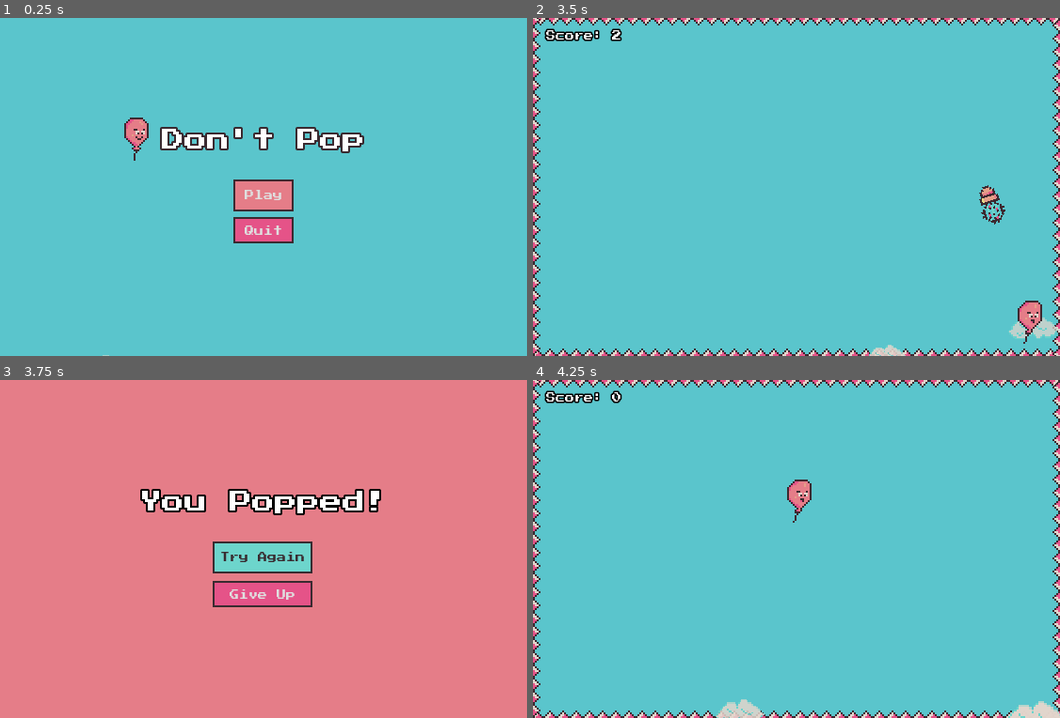
Above: before the commit, frames 1-4 (two rows, left to right).
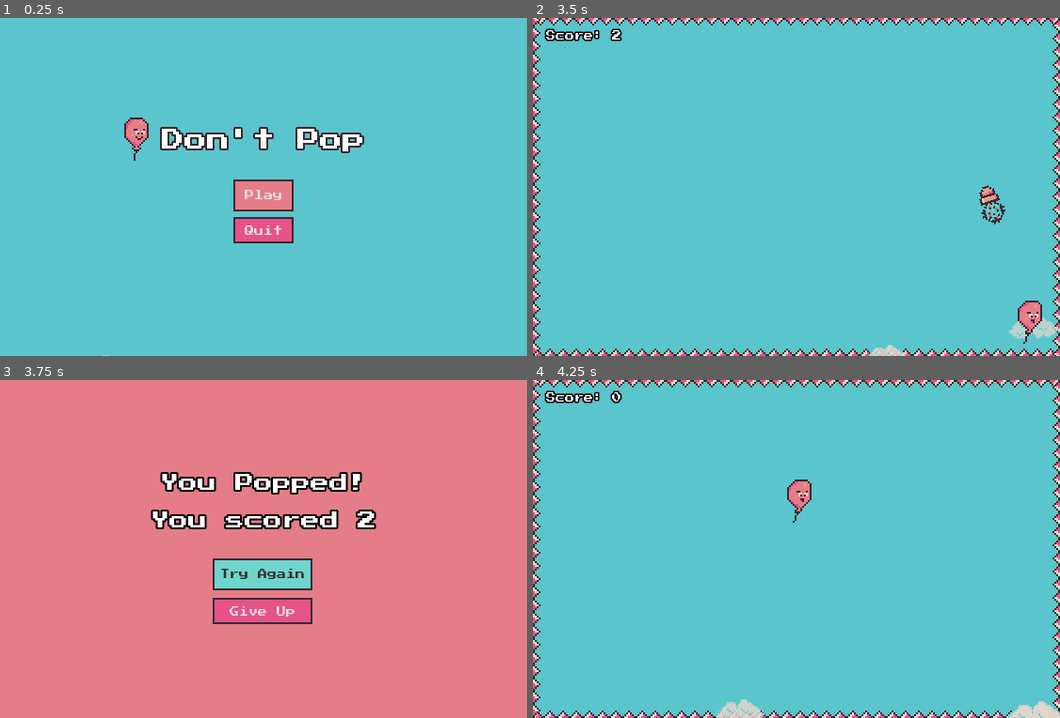
Above: after the commit, the same moments.

Repository: dewald-els/dont-pop
Game: Godot game, scene res://scenes/menu/menu.tscn
Same seed, same stepped clock (60 frames per second), same inputs: the game is played once before the commit and once after it.
Inputs:
- Up to frame 1 (0.25 s): no input
- Up to frame 2 (3.5 s): click "Play" at 0.5 s; tap Enter (ui_accept) at 1.25, 1.52, 2.27 s; hold D (player_right) 1.28-2.03 s; hold S (player_down) 2.03-2.78 s; hold D (player_right) from 2.78 s (still down)
- Up to frame 3 (3.75 s): release D (player_right) at 3.53 s; hold W (player_up) from 3.53 s (still down)
- Up to frame 4 (4.25 s): keep holding W (player_up); tap Enter (ui_accept) at 3.77 s

Frames 1-2 are identical in both runs. In frame 3, 8.7% of the frame differs, in the area x 26-73%, y 27-73%; in frame 4, nothing differs.

Commit message:
feat: Sound effects, here we gooo

Diff:
--- /dev/null
+++ b/game-src/autoloaders/score_keeper.gd
@@ -0,0 +1,4 @@
+extends Node
+
+
+var score: int = 0
--- /dev/null
+++ b/game-src/default_bus_layout.tres
@@ -0,0 +1,9 @@
+[gd_resource type="AudioBusLayout" format=3 uid="uid://bocwmshfxasfe"]
+
+[resource]
+bus/1/name = &"Sound Effects"
+bus/1/solo = false
+bus/1/mute = false
+bus/1/bypass_fx = false
+bus/1/volume_db = 0.0
+bus/1/send = &"Master"
--- a/game-src/project.godot
+++ b/game-src/project.godot
@@ -19,6 +19,7 @@
 
 PlayerTracker="*res://autoloaders/player_tracker.gd"
 SignalBus="*res://autoloaders/signal_bus.gd"
+ScoreKeeper="*res://autoloaders/score_keeper.gd"
 
 [display]
 
--- a/game-src/scenes/died/died.gd
+++ b/game-src/scenes/died/died.gd
@@ -1,6 +1,6 @@
 extends Node
 
-
+@onready var score_label: Label = %ScoreLabel
 @onready var try_again_button: Button = %TryAgainButton
 @onready var quit_button: Button = %QuitButton
 
@@ -8,6 +8,8 @@
 func _ready() -> void:
 	try_again_button.connect("pressed", on_try_again_pressed)
 	quit_button.connect("pressed", on_quit_pressed)
+
+	score_label.text = "You scored " + str(ScoreKeeper.score)
 
 
 func _unhandled_input(event: InputEvent) -> void:
--- a/game-src/scenes/died/died.tscn
+++ b/game-src/scenes/died/died.tscn
@@ -30,18 +30,30 @@
 size_flags_vertical = 4
 theme_override_constants/separation = 15
 
-[node name="HBoxContainer" type="HBoxContainer" parent="CanvasLayer/MarginContainer/VBoxContainer"]
+[node name="HBoxContainer" type="VBoxContainer" parent="CanvasLayer/MarginContainer/VBoxContainer"]
 layout_mode = 2
 size_flags_horizontal = 4
 size_flags_vertical = 0
+theme_override_constants/separation = 10
 
 [node name="Label" type="Label" parent="CanvasLayer/MarginContainer/VBoxContainer/HBoxContainer"]
 layout_mode = 2
 theme_override_colors/font_outline_color = Color(0, 0, 0, 1)
 theme_override_constants/outline_size = 4
 theme_override_fonts/font = ExtResource("2_arsi1")
-theme_override_font_sizes/font_size = 12
+theme_override_font_sizes/font_size = 10
 text = "You Popped!"
+horizontal_alignment = 1
+
+[node name="ScoreLabel" type="Label" parent="CanvasLayer/MarginContainer/VBoxContainer/HBoxContainer"]
+unique_name_in_owner = true
+layout_mode = 2
+theme_override_colors/font_outline_color = Color(0, 0, 0, 1)
+theme_override_constants/outline_size = 4
+theme_override_fonts/font = ExtResource("2_arsi1")
+theme_override_font_sizes/font_size = 10
+text = "You scored 0"
+horizontal_alignment = 1
 
 [node name="HBoxContainer2" type="VBoxContainer" parent="CanvasLayer/MarginContainer/VBoxContainer"]
 layout_mode = 2
--- a/game-src/scenes/hazards/base_hazard.gd
+++ b/game-src/scenes/hazards/base_hazard.gd
@@ -5,6 +5,7 @@
 
 
 @onready var hazard_area: Area2D = $Area2D
+@onready var sfx_throw: AudioStreamPlayer2D = %SfxThrow
 
 
 var target_position: Vector2
@@ -24,6 +25,8 @@
 
 	get_tree().create_timer(5.0).connect("timeout", on_destroy)
 
+	sfx_throw.play()
+
 
 func _physics_process(delta: float) -> void:
 	rotation += ROTATION_SPEED * delta
--- a/game-src/scenes/hazards/base_hazard.tscn
+++ b/game-src/scenes/hazards/base_hazard.tscn
@@ -1,6 +1,7 @@
-[gd_scene load_steps=2 format=3 uid="uid://tqicn2rmaf0s"]
+[gd_scene load_steps=3 format=3 uid="uid://tqicn2rmaf0s"]
 
 [ext_resource type="Script" path="res://scenes/hazards/base_hazard.gd" id="1_126rc"]
+[ext_resource type="AudioStream" uid="uid://cb8luxgt42fgf" path="res://scenes/hazards/sounds/item_throw_subtle.wav" id="2_hu7hf"]
 
 [node name="Hazard" type="CharacterBody2D"]
 scale = Vector2(1.15, 1.15)
@@ -9,3 +10,8 @@
 [node name="Area2D" type="Area2D" parent="."]
 
 [node name="Sprite2D" type="Sprite2D" parent="."]
+
+[node name="SfxThrow" type="AudioStreamPlayer2D" parent="."]
+unique_name_in_owner = true
+stream = ExtResource("2_hu7hf")
+bus = &"Sound Effects"
--- a/game-src/scenes/main/main.gd
+++ b/game-src/scenes/main/main.gd
@@ -10,8 +10,10 @@
 
 func _ready() -> void:
 	score_timer.connect("timeout", on_score_timer_timeout)
+	ScoreKeeper.score = 0
 
 
 func on_score_timer_timeout() -> void:
 	score += 1
+	ScoreKeeper.score = score
 	score_label.text = "Score: " + str(score)
Not shown, added: game-src/scenes/hazards/sounds/item_throw_subtle.wav.import
Not shown, added: README.md
Not shown, added: game-src/scenes/hazards/.DS_Store
Not shown, added: game-src/scenes/hazards/sounds/item_throw_subtle.wav
Not shown, added: sounds/.DS_Store
Not shown, added: sounds/review/item_throw.wav
Not shown, added: sounds/review/item_throw_subtle.wav
